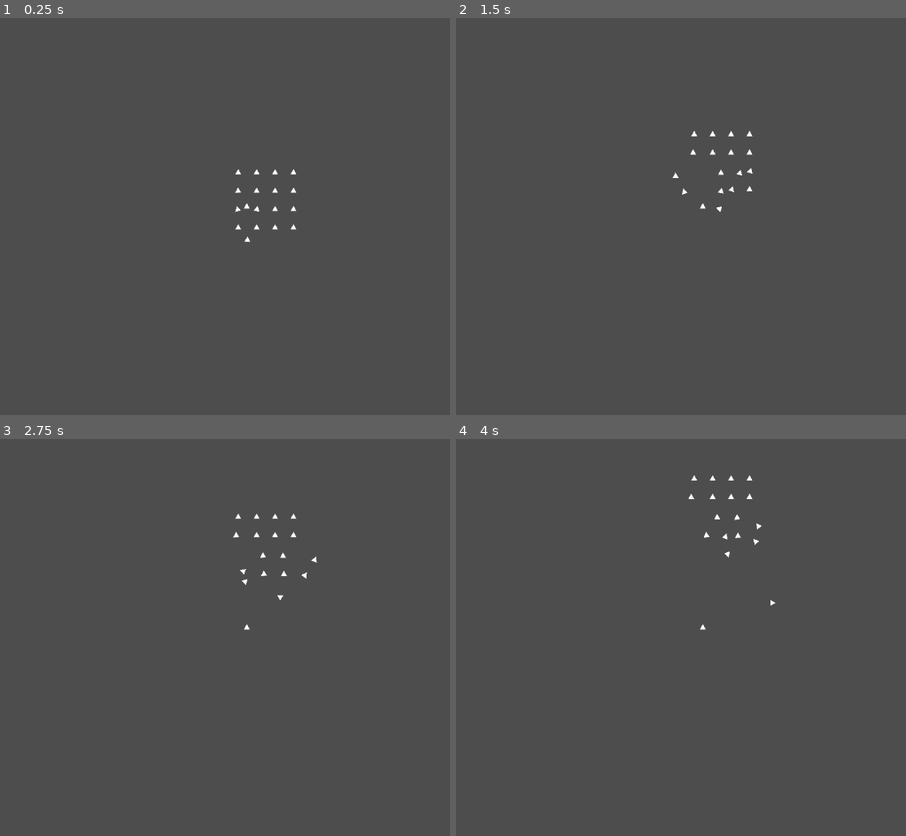
Above: before the commit, frames 1-4 (two rows, left to right).
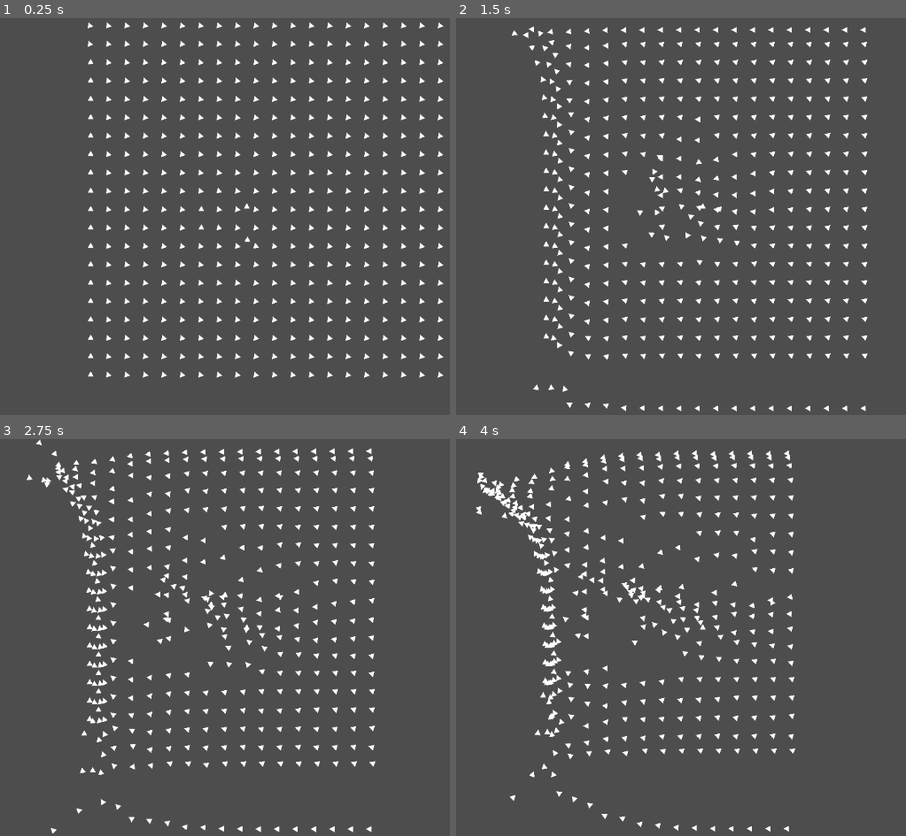
Above: after the commit, the same moments.

Repository: mnumanuyar/2d_plane_swarm_sim
Game: Godot game, scene res://scenes/game.tscn
The game is run twice, just before and just after one commit, with the same random seed, the same clock (stepped at 60 frames per second) and the same inputs.
Inputs:
- Up to frame 1 (0.25 s): no input
- Up to frame 2 (1.5 s): hold Right (ui_right) 0.53-1.28 s; hold Left (ui_left) from 1.28 s (still down)
- Up to frame 3 (2.75 s): release Left (ui_left) at 2.03 s; hold Right (ui_right) from 2.03 s (still down)
- Up to frame 4 (4 s): release Right (ui_right) at 3.53 s; hold Left (ui_left) from 3.53 s (still down)

The runs differ from the first frame. In frame 1, 4.8% of the frame differs, in the area x 19-99%, y 1-91%; in frame 2, 4.8%; in frame 3, 4.9%, in the area x 5-84%, y 0-100%; in frame 4, 4.6%.

Commit message:
little optimisation

Diff:
--- a/scripts/Controller.gd
+++ b/scripts/Controller.gd
@@ -12,16 +12,20 @@
 		return;
 
 	var all_planes = get_tree().get_nodes_in_group("planes")
-	all_planes.sort_custom(sort_by_dist)
-	var closest_planes = all_planes.slice(1,4)
 
+	var detected_planes = 0;
 	var result_direction = 0;
-	for plane in closest_planes:
+	for plane in all_planes:
+		if detected_planes > 3: continue
+		var dist = dist_to(plane)
+
+		if dist >  Global.detect_dist: continue
+		detected_planes += 1
+
 		# if angle to less than PI it is to our right
 		var angle_to = control_target.get_angle_to(plane.position)
 		var to_right =  (angle_to < PI/2) and (angle_to > - PI/2)
 		var direction = 1 if to_right else -1
-		var dist = dist_to(plane)
 
 		# dont get too close
 		if dist <  Global.min_dist:
--- a/scripts/global.gd
+++ b/scripts/global.gd
@@ -17,3 +17,4 @@
 var max_dist = 50
 var max_dist_weight = 1
 var align_weight = 0.1
+var detect_dist = 100
--- a/scripts/spawner.gd
+++ b/scripts/spawner.gd
@@ -1,7 +1,7 @@
 extends Node
 
 var plane = preload("res://scenes/plane.tscn")
-var count =2
+var count = 10
 # Called when the node enters the scene tree for the first time.
 func _ready():
 	for x in range(-count,count,1):
